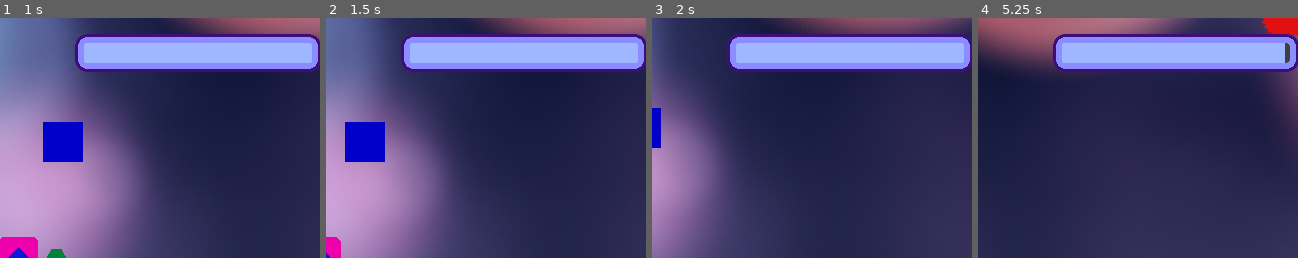
Above: before the commit, frames 1-4 (left to right).
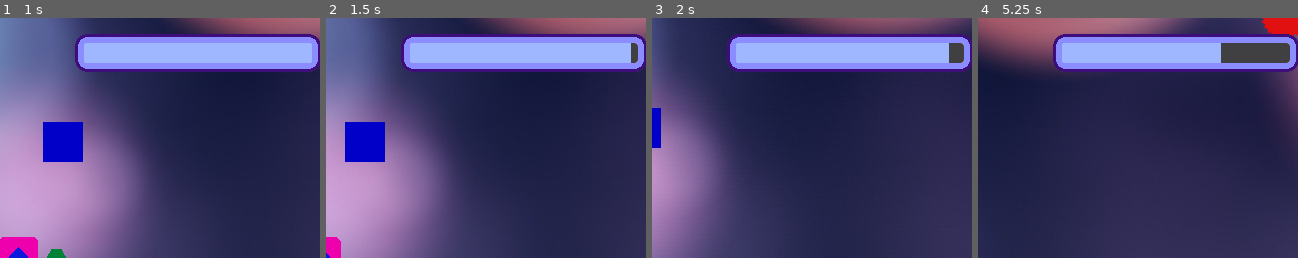
Above: after the commit, the same moments.

Repository: rikkiprince/ggj19-yyc-home
Game: Godot game, scene res://MainScene.tscn
Two runs of this game, one before a commit and one after it. Both use one fixed random seed, a clock stepped at 60 frames per second and the inputs below.
Inputs:
- Up to frame 1 (1 s): tap Enter (ui_accept) at 0.5, 0.77 s; hold D from 0.53 s (still down)
- Up to frame 2 (1.5 s): release D at 1.28 s; hold S from 1.28 s (still down)
- Up to frame 3 (2 s): keep holding S; tap Enter (ui_accept) at 1.52 s
- Up to frame 4 (5.25 s): release S at 2.03 s; hold D 2.03-2.78 s; hold W 2.78-3.53 s; tap Enter (ui_accept) at 3.02, 3.77, 4.52 s; hold A 3.53-5.03 s; hold S from 5.03 s (still down)
The pictures show only the part of the screen within x 47-97%, y 0-50%; the shares and areas given below are measured in that part.

Frame 1 is identical in both runs. In frame 2, 0.2% of the frame differs, in the area x 95-98%, y 10-19%; in frame 3, 0.4%; in frame 4, 1.7%, in the area x 75-96%, y 10-19%.

Commit message:
Simple version of gravitate to centre of Home implemented.

Diff:
--- a/godot-project/Home/Area2D.gd
+++ b/godot-project/Home/Area2D.gd
@@ -4,6 +4,7 @@
 	print(body)
 	if(body == get_node("../../Player/KinematicBody2D")):
 	# tell body to attempt to pick up (type of) object
+		body.get_parent().center_of_home_vector = self.global_position
 		var dropped = body.get_parent().drop_object()
 		if(len(dropped) > 0):
 			print(dropped)
--- a/godot-project/Player/KinematicBody2D.gd
+++ b/godot-project/Player/KinematicBody2D.gd
@@ -23,7 +23,7 @@
 func _process(delta):
 	if (!paused):
 		# if (not in home):
-		get_parent().stamina -= 0.01
+		get_parent().stamina -= 0.10
 		emit_signal("staminaSignal", get_parent().stamina)
 
 
@@ -80,6 +80,16 @@
 		if newjoypad_vec.length() > JOYPAD_DEADZONE:
 			joypad_vec = newjoypad_vec
 
+		# gravitate into center of home once entered
+		var center_of_home_vector = get_parent().center_of_home_vector
+		if center_of_home_vector != null:
+			var move_to_center_of_home_vec = center_of_home_vector - global_position
+			if move_to_center_of_home_vec.length() < 2:
+				get_parent().center_of_home_vector = null
+				joypad_vec = Vector2(0,0)
+			else:
+				joypad_vec = move_to_center_of_home_vec.normalized()
+
 		var collision_info = move_and_collide(joypad_vec * delta*MOTION_SPEED)
 		if (collision_info != null):
 			_handleCollision(collision_info)
--- a/godot-project/Player/Player.gd
+++ b/godot-project/Player/Player.gd
@@ -6,6 +6,7 @@
 var joypad_vec
 var stamina
 var healing
+var center_of_home_vector = null
 
 export var max_object_capacity = 1
 var carried_objects = []
